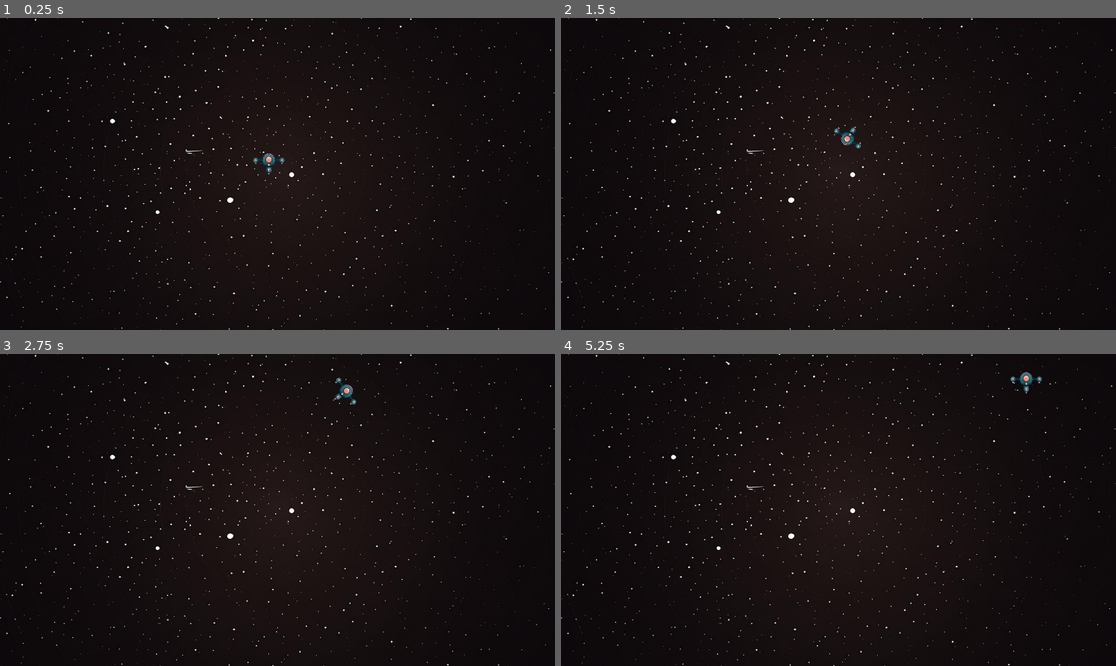
Above: before the commit, frames 1-4 (two rows, left to right).
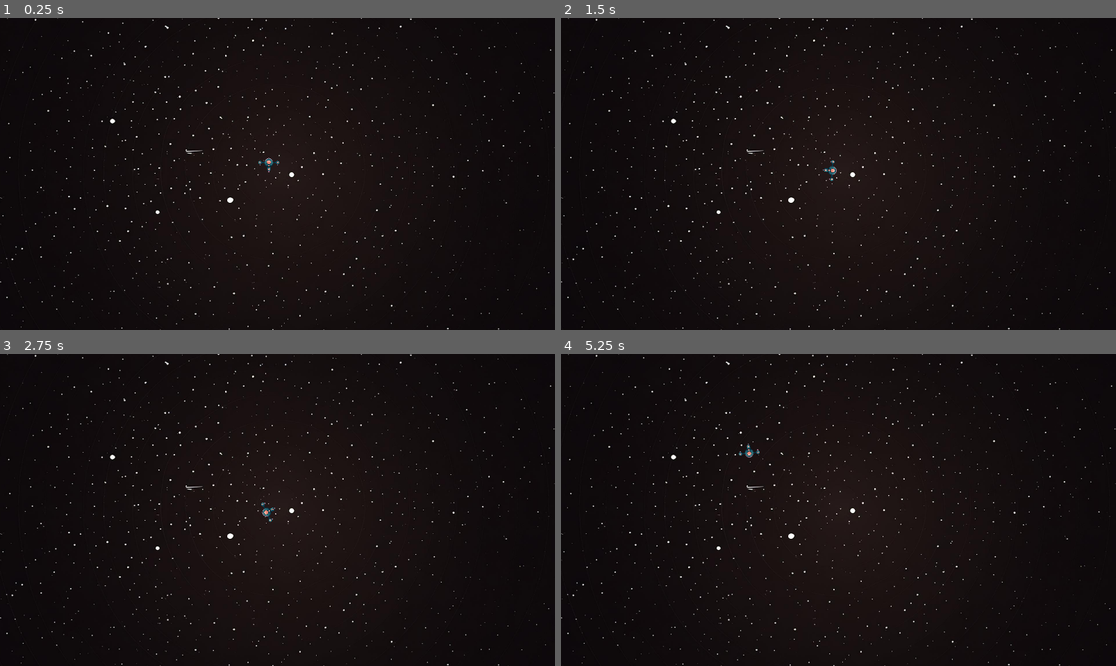
Above: after the commit, the same moments.

Repository: AbdulqadirQ/astroclone
Game: Godot game, scene res://scenes/level.tscn
Same seed, same stepped clock (60 frames per second), same inputs: the game is played once before the commit and once after it.
Inputs:
- Up to frame 1 (0.25 s): no input
- Up to frame 2 (1.5 s): tap Enter at 0.5 s; hold D (right) 0.53-1.28 s; hold S (back) from 1.28 s (still down)
- Up to frame 3 (2.75 s): release S (back) at 2.03 s; hold D (right) from 2.03 s (still down)
- Up to frame 4 (5.25 s): release D (right) at 2.78 s; hold W (forward) 2.78-3.53 s; hold A (left) 3.53-5.03 s; hold S (back) from 5.03 s (still down)

The runs differ from the first frame. In frame 1, 0.1% of the frame differs, in the area x 45-52%, y 43-51%; in frame 2, 0.2%; in frame 3, 0.2%; in frame 4, 0.2%, in the area x 32-87%, y 5-34%.

Commit message:
Add ship movement with inertia and rotation with torque

Diff:
--- a/scenes/player.tscn
+++ b/scenes/player.tscn
@@ -3,11 +3,13 @@
 [ext_resource type="Texture2D" uid="uid://dwpmdjuyaaqol" path="res://graphics/ships/spaceship_4.png" id="1_l48yi"]
 [ext_resource type="Script" path="res://scripts/player.gd" id="1_y5og6"]
 
-[node name="Player" type="CharacterBody2D"]
+[node name="Player" type="RigidBody2D"]
 script = ExtResource("1_y5og6")
 
 [node name="PlayerSprite" type="Sprite2D" parent="."]
+scale = Vector2(0.1, 0.1)
 texture = ExtResource("1_l48yi")
 
 [node name="CollisionPolygon2D" type="CollisionPolygon2D" parent="."]
+scale = Vector2(0.1, 0.1)
 polygon = PackedVector2Array(-5, -245, -40, -241, -85, -220, -122, -179, -141, -141, -146, -118, -242, -104, -260, -135 …(584 unchanged characters)…
--- a/scripts/player.gd
+++ b/scripts/player.gd
@@ -1,9 +1,10 @@
-extends CharacterBody2D
+extends RigidBody2D
 
-@export var speed := 4000
-@export var rotation_speed = 5
+@export var ship_impulse := 5
+@export var rotation_speed = 500
 
-var rotation_direction = 0
+const INERTIA = 0 # the higher this value, the more difficult it is for ship to turn
+const GRAVITY = 0
 
 # Called when the node enters the scene tree for the first time.
 func _ready():
@@ -14,11 +15,15 @@
 	pass
 
 
-func get_input():
-	rotation_direction = Input.get_axis("left", "right")
-	velocity = -transform.y * Input.get_axis("back", "forward") * speed
+func _integrate_forces(state):
+	gravity_scale = GRAVITY
+	if Input.is_action_pressed("forward"):
+		var angle = $".".rotation
+		print(angle)
+		apply_central_impulse(Vector2(sin(-angle), cos(angle)) * -ship_impulse)
 
-func _physics_process(delta):
-	get_input()
-	rotation += rotation_direction * rotation_speed * delta
-	move_and_slide()
+	set_inertia(INERTIA)
+	if Input.is_action_pressed("right"):
+		apply_torque(rotation_speed)
+	if Input.is_action_pressed("left"):
+		apply_torque(-rotation_speed)
